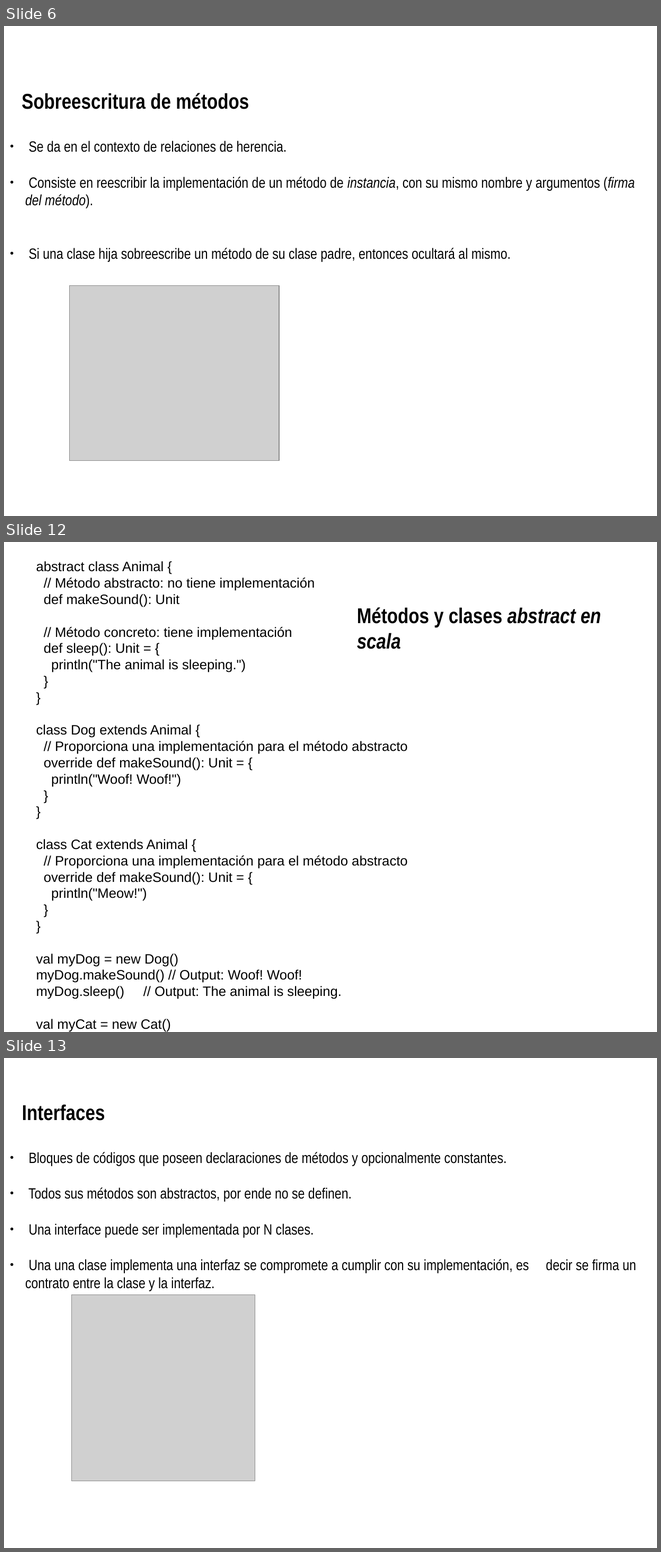
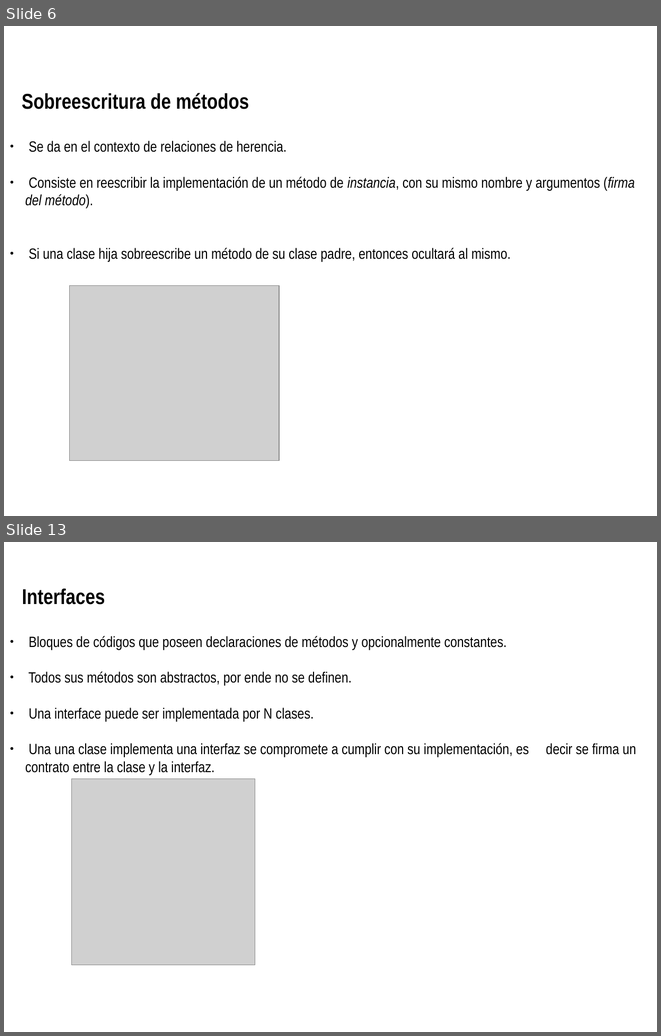
Before and after one commit to Agustin-Nicolas-Torres/paradigmaUAP2025, a slide deck: objetos/poo_2.odp. Shown one above the other, each under a label of ours: slides 6, 12 and 13 before the commit, slides 6 and 13 after it; the slides between them are not shown. The pictures are 661x1552 and 661x1036 pixels, drawn with LibreOffice and Linux fonts; fonts in the diff are those of the drawing; grey boxes stand for pictures; background and template pictures are left out. Boxes give left, top, right and bottom in pixels: in the first picture for what was removed or moved away, otherwise in the second. Text is boxed around its words. In the diff, an @@ line names an element or a change of style, - is before the commit and + after.

Commit message:
clase 2

```diff
--- a/objetos/poo_2.odp
+++ b/objetos/poo_2.odp
@@ slide 12 removed at box(4, 542, 657, 1032), background picture (left out) @@
@@ text removed at box(36, 561, 407, 1032) @@
-abstract class Animal {
-// Método abstracto: no tiene implementación
-def makeSound(): Unit
-// Método concreto: tiene implementación
-def sleep(): Unit = {
-println("The animal is sleeping.")
-}
-}
-class Dog extends Animal {
-// Proporciona una implementación para el método abstracto
-override def makeSound(): Unit = {
-println("Woof! Woof!")
-}
-}
-class Cat extends Animal {
-// Proporciona una implementación para el método abstracto
-override def makeSound(): Unit = {
-println("Meow!")
-}
-}
-val myDog = new Dog()
-myDog.makeSound() // Output: Woof! Woof!
-myDog.sleep() // Output: The animal is sleeping.
-val myCat = new Cat()
-myCat.makeSound() // Output: Meow!
-myCat.sleep() // Output: The animal is sleeping.
@@ text removed at box(357, 607, 601, 649) @@
-Métodos y clases abstract en scala
```
Also in this commit, not shown: 3 slides changed, 2 slides added, 3 other slides removed, 4 other files.
